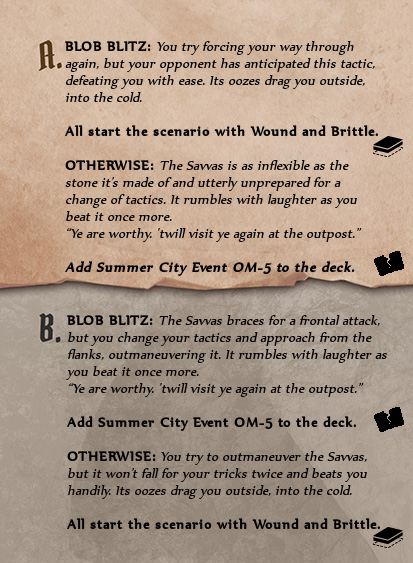
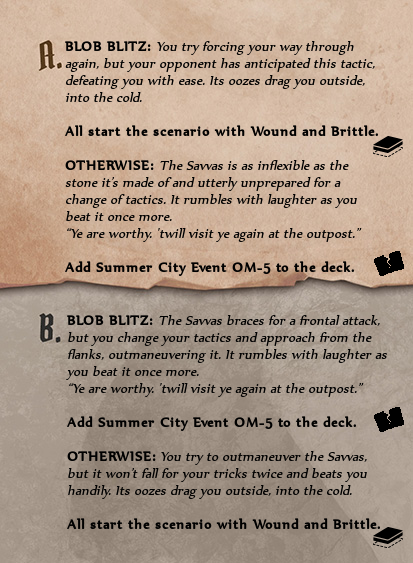
Before/after of a (413, 563) layered artwork. What changed in the layer stack:
painted on "BLOB BLITZ: You try forcing yo..." over [65, 261, 355, 276]
